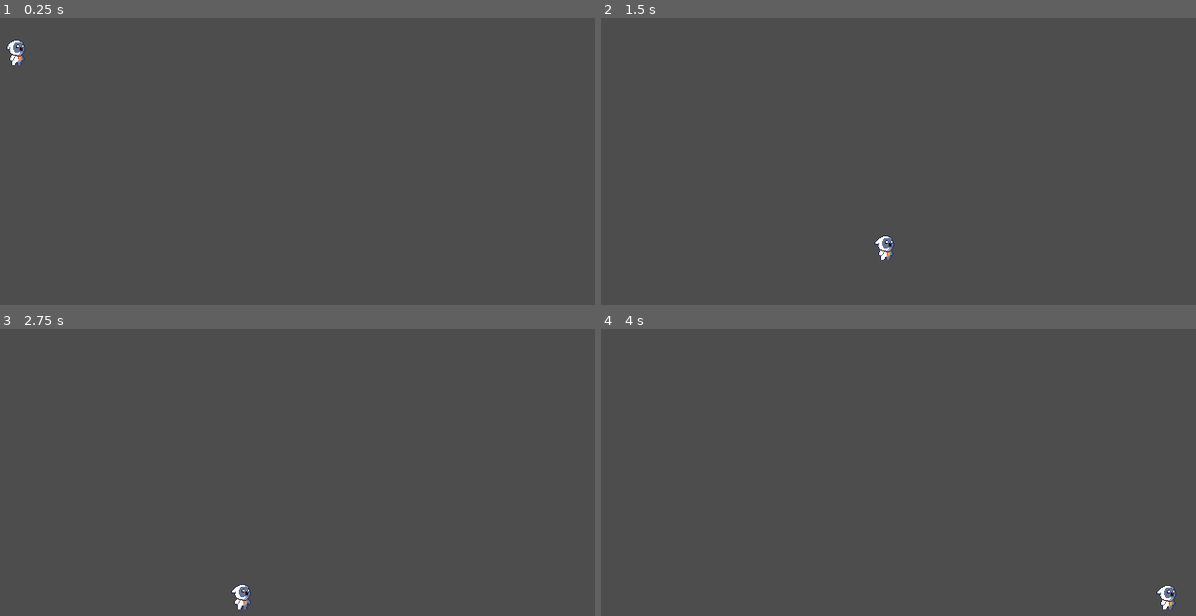
Above: before the commit, frames 1-4 (two rows, left to right).
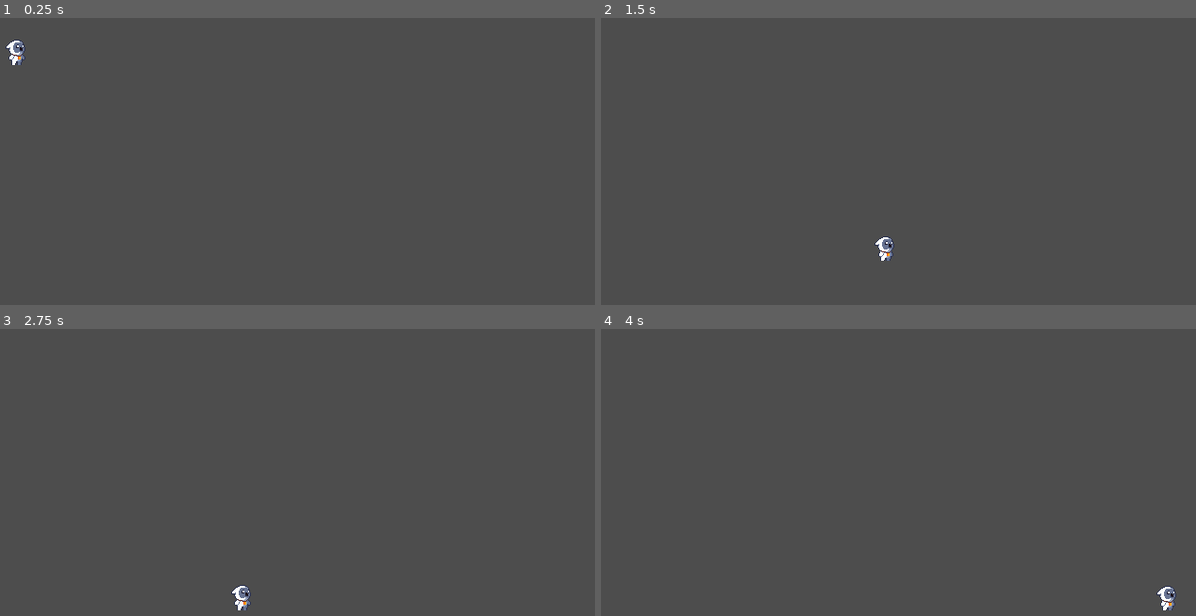
Above: after the commit, the same moments.

Repository: kaaztro/repositorio-KP
Game: Godot game, scene res://Cena Teste 2D.tscn
The game is run twice, just before and just after one commit, with the same random seed, the same clock (stepped at 60 frames per second) and the same inputs. The project has no main scene, so this scene is started directly.
Inputs:
- Up to frame 1 (0.25 s): no input
- Up to frame 2 (1.5 s): tap Enter (ui_accept) at 0.5, 0.77 s; hold D (ui_right) from 0.53 s (still down)
- Up to frame 3 (2.75 s): tap Enter (ui_accept) at 1.52 s; release D (ui_right) at 2.03 s; hold A (ui_left) from 2.03 s (still down)
- Up to frame 4 (4 s): release A (ui_left) at 2.78 s; hold D (ui_right) from 2.78 s (still down); tap Enter (ui_accept) at 3.02, 3.77 s

The runs differ from the first frame. In frame 1, less than 0.1% of the frame differs, in the area x 0-5%, y 9-16%; in frame 2, less than 0.1%; in frame 3, less than 0.1%, in the area x 38-43%, y 88-99%; in frame 4, less than 0.1%.

Commit message:
Update Cena Teste 2D.tscn

Diff:
--- a/novo-projeto-teste-pedrones/Cena Teste 2D.tscn
+++ b/novo-projeto-teste-pedrones/Cena Teste 2D.tscn
@@ -54,14 +54,14 @@
 sprite_frames = SubResource("SpriteFrames_d4cje")
 animation = &"idle"
 autoplay = "idle"
-frame_progress = 0.6201182
+frame_progress = 0.93188953
 
 [node name="collision" type="CollisionShape2D" parent="player"]
 position = Vector2(24, 8)
 shape = SubResource("CapsuleShape2D_i8157")
 
 [node name="StaticBody2D" type="StaticBody2D" parent="."]
-position = Vector2(346, 310)
+position = Vector2(345, 311)
 
 [node name="CollisionShape2D" type="CollisionShape2D" parent="StaticBody2D"]
 shape = SubResource("RectangleShape2D_k7tio")
